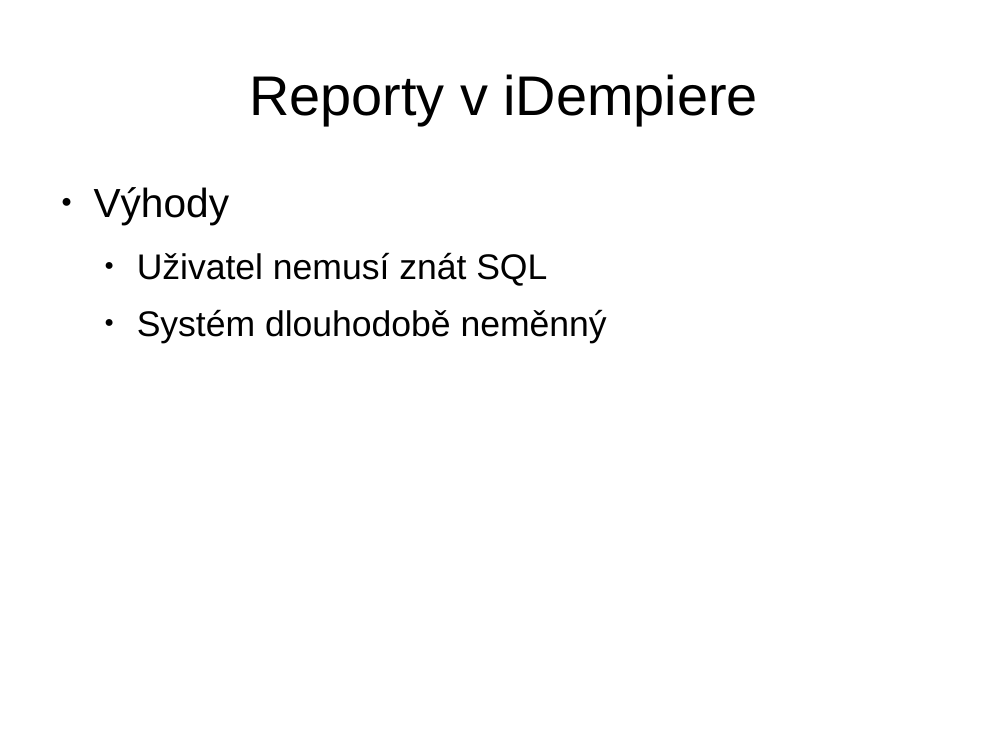
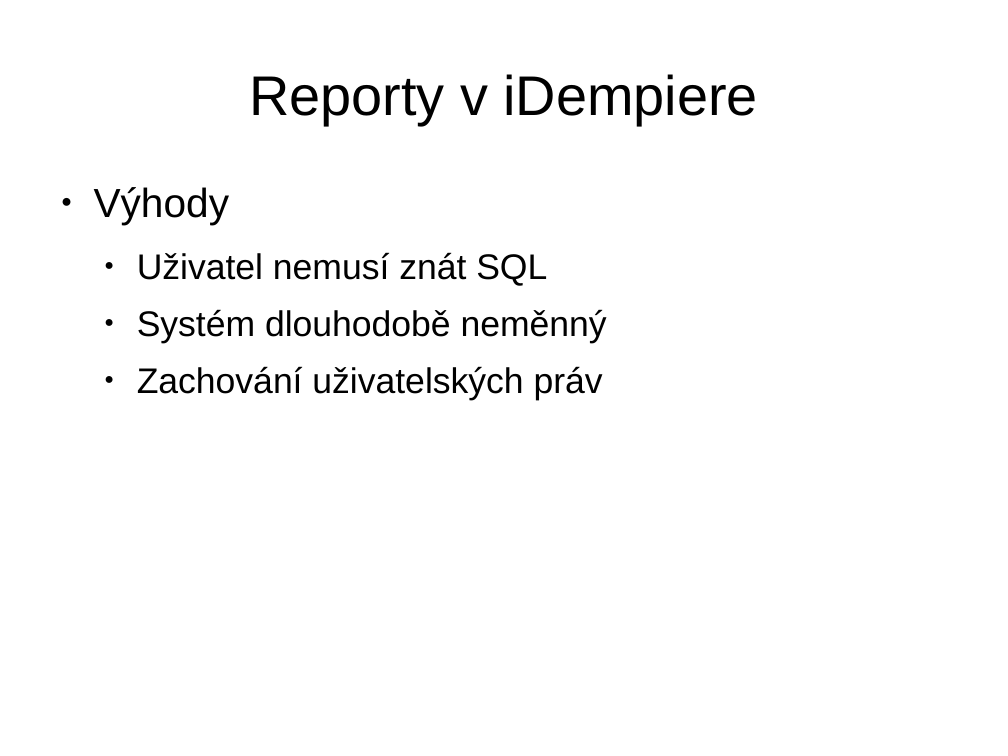
Before and after one commit to martin-vavrusak/mgr_statnice, a slide deck: slide 23 of !prezentace/vavrusak_WYSIVYG.odp (slide 12 before the commit). Drawn at 1008x756 pixels with LibreOffice and Linux fonts; fonts in the diff are those of the drawing. Boxes give left, top, right and bottom in pixels: in the first picture for what was removed or moved away, otherwise in the second. Text is boxed around its words. In the diff, an @@ line names an element or a change of style, - is before the commit and + after.

```diff
--- a/!prezentace/vavrusak_WYSIVYG.odp
+++ b/!prezentace/vavrusak_WYSIVYG.odp
@@ text at (137,366,603,400): paragraph added @@
+  ● Zachování uživatelských práv
```
Also in this commit, not shown: 12 other slides changed, 21 slides added, 29 other files.
